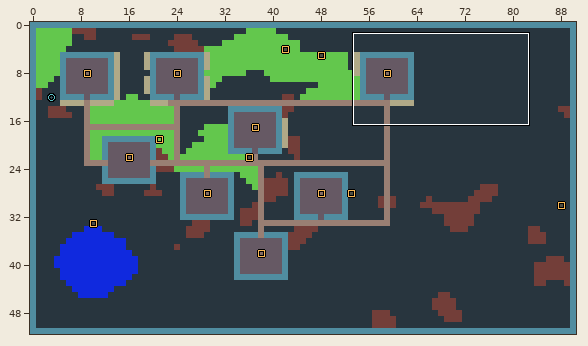
LDtk project -- assets/maps/towns.ldtk. Above, an overview of the earlier version with the close-up marked.
Close-up. As it was:
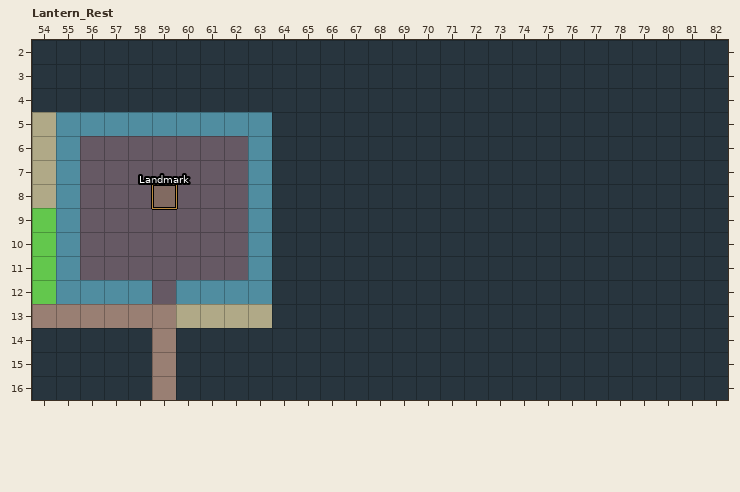
Cells are 24x24 px. Shown: Lantern_Rest x 54..82, y 2..16. The commit also changed other parts of the map, which this record leaves out.
After the commit:
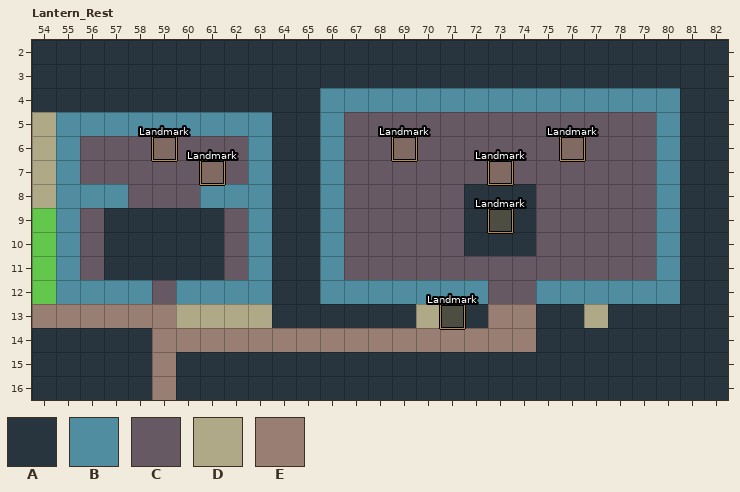
Key: from "Terrain": A 1 "Ground", B 2 "Wall", C 4 "Interior_Floor", D 7 "Bush", E 8 "Dirt_Path".
_ is an empty cell, . an unchanged one.
Objects are placed by their top-left corner, in cells (3,4 is the top-left corner of cell 3,4); size is 1x1 cell unless given.
Change:
--- layer "Terrain"
@@ x 56..80 @@
- 4 .........._______________
- 5 .........._______________
- 6 .........._______________
- 7 .........._______________
- 8 CC...CC..._______________
- 9 .CCCCC...._______________
-10 .CCCCC....______._.______
-11 .CCCCC....AAAA___________
-12 ..........AAAA___________
-13 .............._..__.._...
-14 ...._______________......
+ 4 ..........BBBBBBBBBBBBBBB
+ 5 ..........BCCCCCCCCCCCCCB
+ 6 ..........BCCCCCCCCCCCCCB
+ 7 ..........BCCCCCCCCCCCCCB
+ 8 BB...BB...BCCCCCAAACCCCCB
+ 9 .AAAAA....BCCCCCAAACCCCCB
+10 .AAAAA....BCCCCC.A.CCCCCB
+11 .AAAAA....BCCCCCCCCCCCCCB
+12 ..........BBBBBBBCCBBBBBB
+13 ..............D..EE..D...
+14 ....EEEEEEEEEEEEEEE......
--- layer "Entities"
-"Landmark" rectangle at 59,8
+"Landmark" rectangle at 59,6
+"Landmark" rectangle at 73,7
+"Landmark" rectangle at 69,6
+"Landmark" rectangle at 73,9
+"Landmark" rectangle at 76,6
+"Landmark" rectangle at 71,13
+"Landmark" rectangle at 61,7
